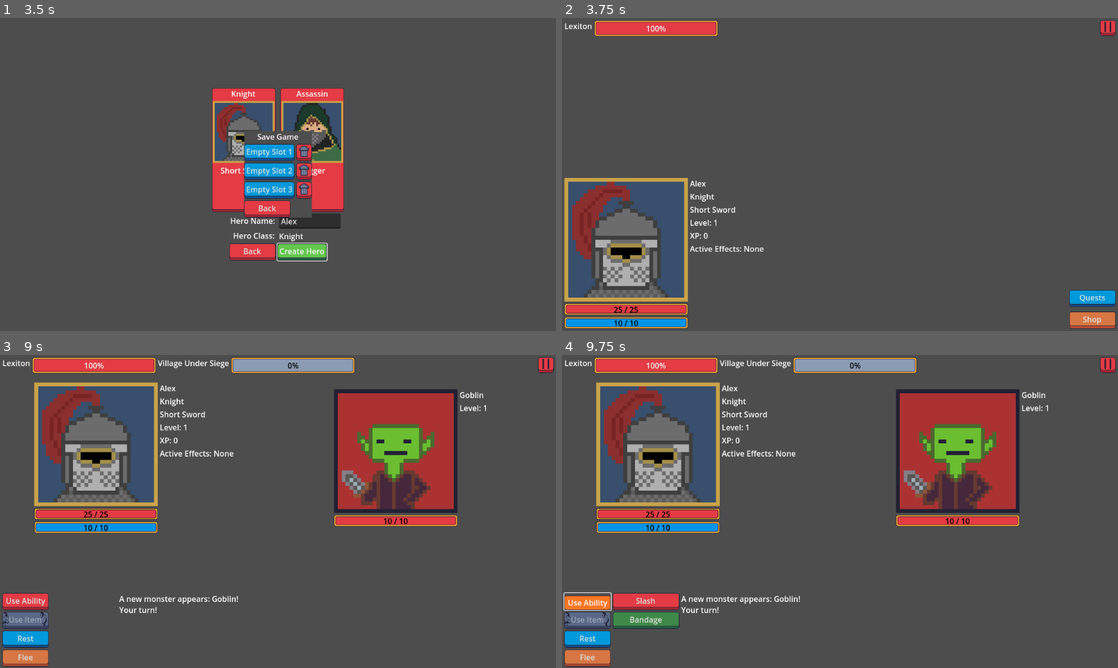
Above: before the commit, frames 1-4 (two rows, left to right).
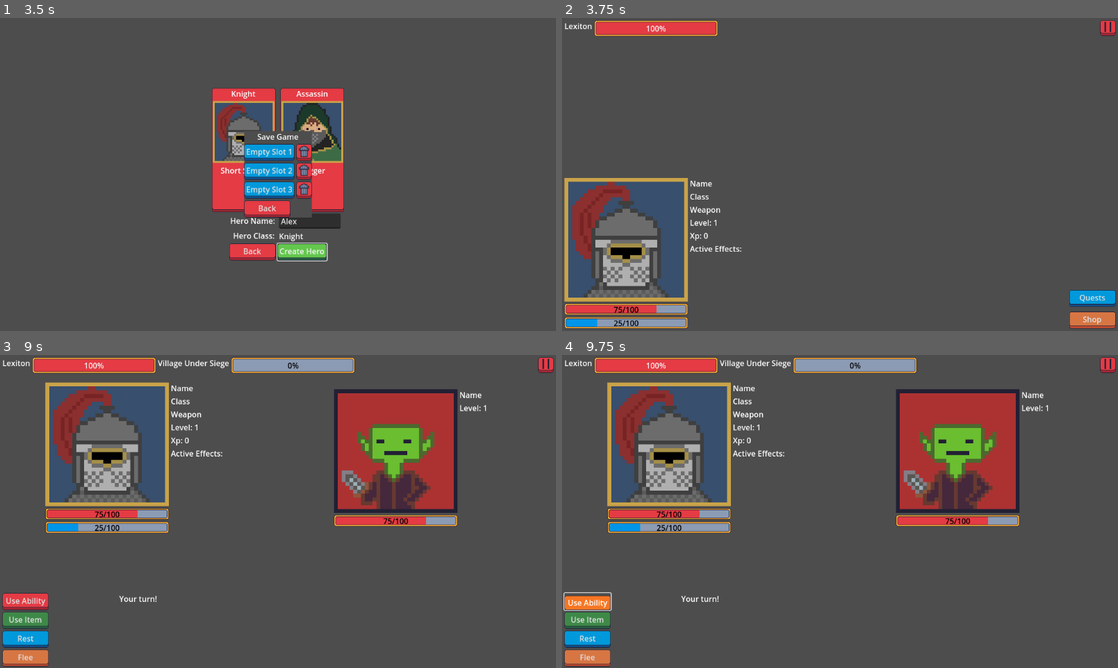
Above: after the commit, the same moments.

Repository: navtges3/PixelValley
Game: Godot game, scene res://scenes/ui/screens/main_menu_screen.tscn
Two runs of this game, one before a commit and one after it. Both use one fixed random seed, a clock stepped at 60 frames per second and the inputs below.
Inputs (mouse positions are in pixels of both pictures, inside the frame that each line leads up to):
- Up to frame 1 (3.5 s): click "New Game" at 0.5 s; click (311, 221) at 1.27 s; type "Alex" at 1.35 s; click (244, 149) at 2.02 s; click "Create Hero" at 2.75 s
- Up to frame 2 (3.75 s): click "Empty Slot 1" at 3.5 s
- Up to frame 3 (9 s): click "Quests" at 4.25 s; click "Available" at 5 s; click "Complete" at 5.75 s; click "Failed" at 6.5 s; click "Available" at 7.25 s; click (172, 401) at 8 s; click "Start Quest" at 8.75 s
- Up to frame 4 (9.75 s): click "Use Ability" at 9.5 s

Frame 1 is identical in both runs. In frame 2, 0.9% of the frame differs, in the area x 6-37%, y 52-99%; in frame 3, 7.4%; in frame 4, 8.7%, in the area x 0-87%, y 8-88%.
Error after the commit: Invalid access to property or key 'potions' on a base object of type 'Nil'. (res://scripts/characters/hero_instance.gd:28)

Commit message:
Added the new potion_belt to be used in hero_class and hero_instance

Diff:
--- a/scripts/characters/hero_class.gd
+++ b/scripts/characters/hero_class.gd
@@ -6,5 +6,5 @@
 @export var base_max_hp := 25
 @export var base_max_nrg := 10
 @export var base_weapon: Weapon = null
-@export var base_potion_belt: Array[Potion] = []
+@export var base_potion_belt: PotionBelt
 @export var portrait: Texture2D = null
--- a/scripts/characters/hero_instance.gd
+++ b/scripts/characters/hero_instance.gd
@@ -11,7 +11,7 @@
 var level: int = 1
 var experience: int = 0
 var weapon: Weapon = null
-var potion_belt: Array[PotionStack] = []
+var potion_belt: PotionBelt
 var active_effects: Array[Effect] = []
 var attack_modifier: int = 0
 
@@ -25,8 +25,8 @@
 	hero_instance.max_nrg = hero_class_in.base_max_nrg
 	hero_instance.current_nrg = hero_instance.max_nrg
 	hero_instance.weapon = hero_class_in.base_weapon
-	for potion in hero_class_in.base_potion_belt:
-		hero_instance.add_potion(potion)
+	for potion_stack in hero_class_in.base_potion_belt.potions:
+		hero_instance.potion_belt.add_potion(potion_stack.potion, potion_stack.count)
 	return hero_instance
 
 static func create_from_data(data: Dictionary) -> HeroInstance:
@@ -138,25 +138,20 @@
 			return true
 	return false
 
-func add_potion(potion: Potion) -> void:
-	for stack in potion_belt:
-		if stack.potion == potion:
-			stack.count += 1
-			return
-	potion_belt.append(PotionStack.new(potion))
-
-func use_potion(potion_name: String) -> Dictionary:
-	for stack in potion_belt:
-		if stack.potion.name == potion_name and stack.count > 0:
-			apply_effect(stack.potion.effect)
-			stack.count -= 1
-			return {
-				"success": true,
-				"message": "%s drank a %s" % [self.hero_name, potion_name]
-			}
+func add_potion(potion: Potion, amount: int = 1) -> void:
+	potion_belt.add_potion(potion, amount)
+
+func use_potion(potion: Potion) -> Dictionary:
+	var effect = potion_belt.use_potion(potion)
+	if effect:
+		apply_effect(effect)
+		return {
+			"success": true,
+			"message": "%s drank a %s" % [self.hero_name, potion.name]
+		}
 	return {
 		"success": false,
-		"message": "%s does not have a %s" % [self.hero_name, potion_name]
+		"message": "%s does not have a %s" % [self.hero_name, potion.name]
 	}
 
 func apply_effect(effect: Effect) -> void:
